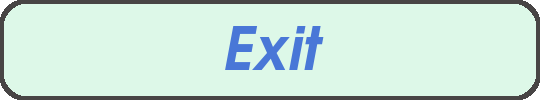
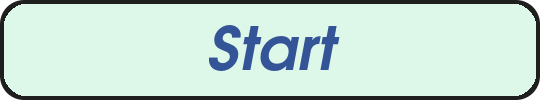
Layered file, before and after one edit (540x100). Changes by layer:
renamed "Exit" to "Start", painted on it over (208, 25, 340, 71)
painted on "Outline" over (0, 0, 540, 100)
